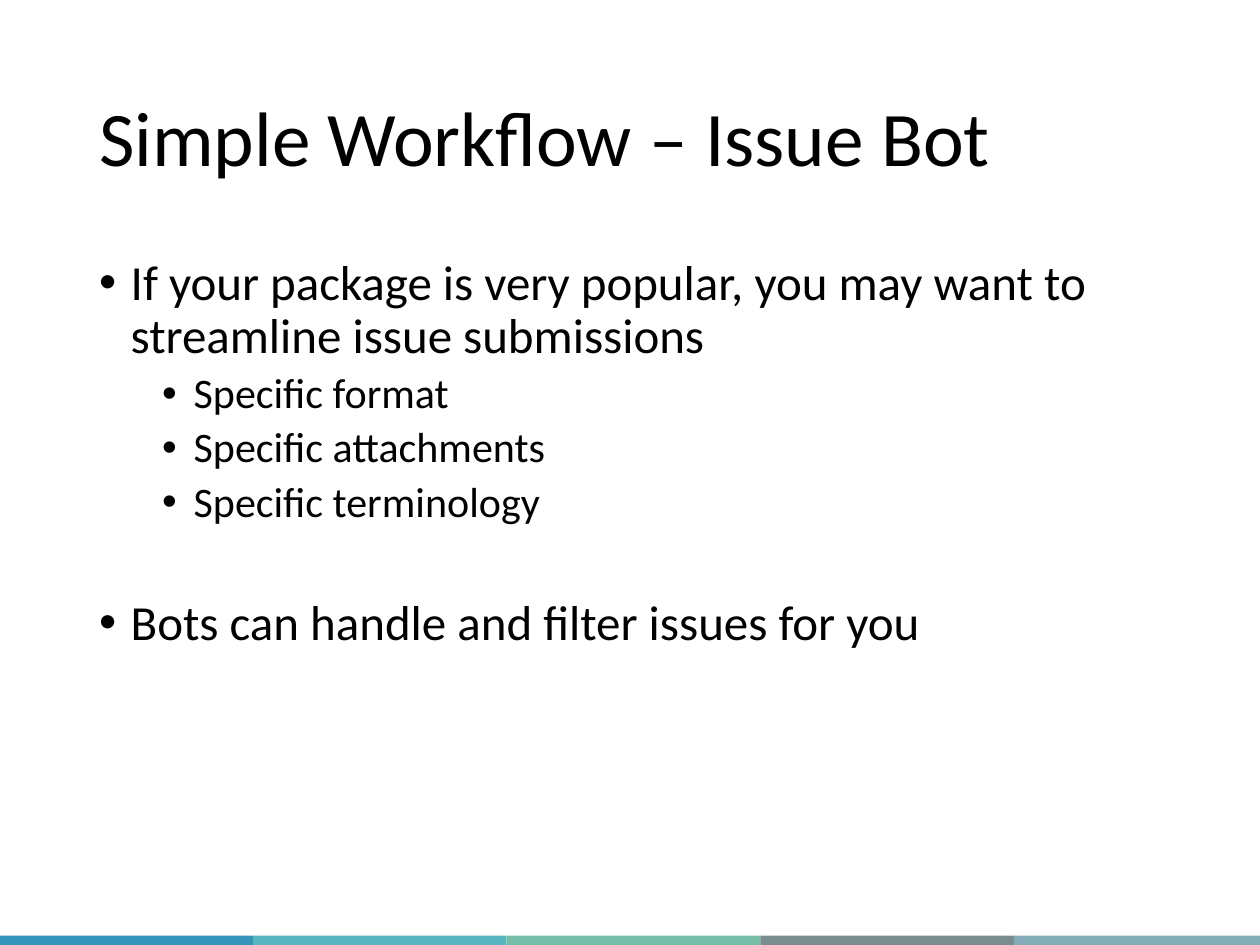
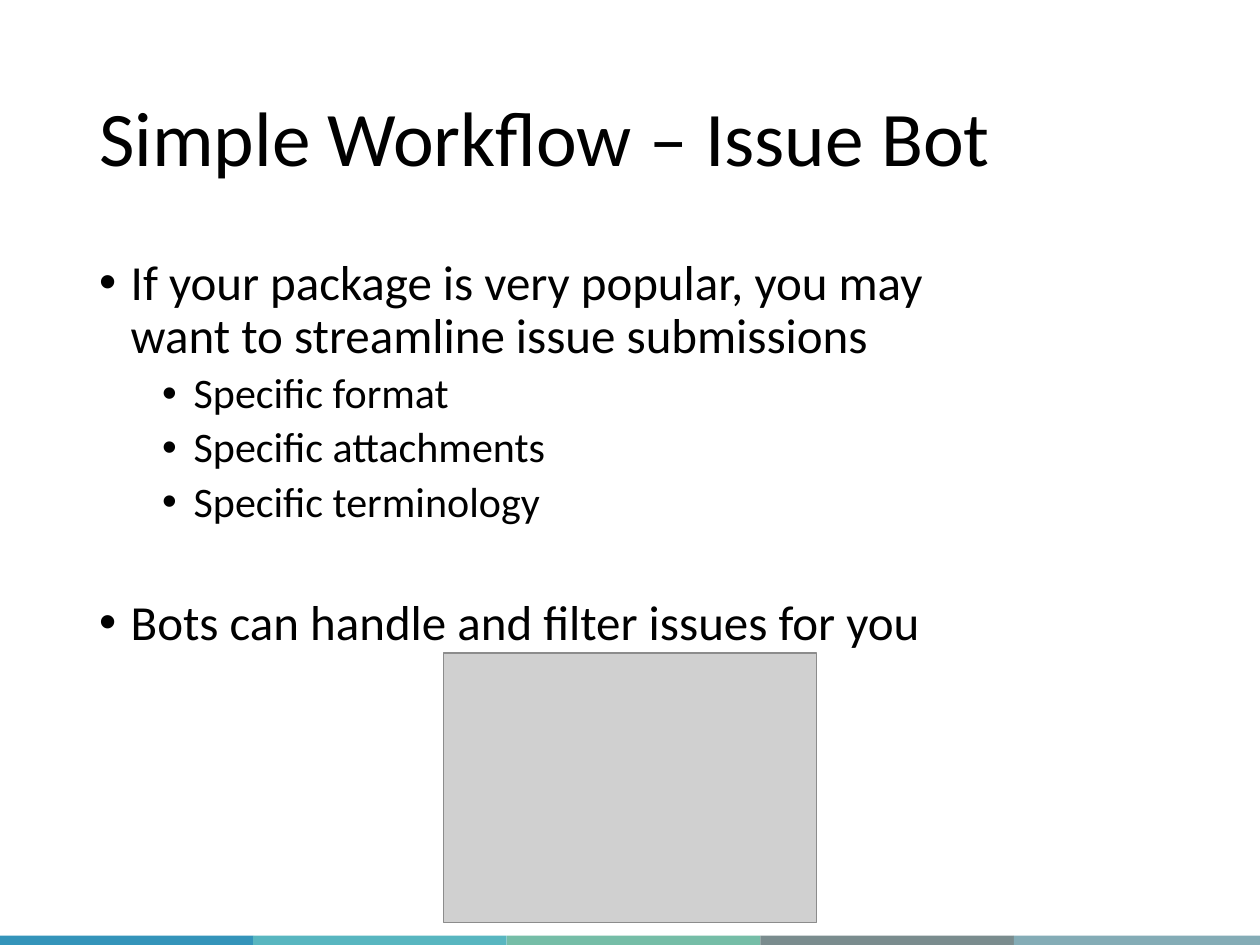
Before and after one commit to QLS-MiCM/RPackageDevelopment, a slide deck: slide 43 of Slides/RPackageDevelopment_Slides.pptx (slide 41 before the commit). Drawn at 1260x945 pixels with LibreOffice and Linux fonts; fonts in the diff are those of the drawing; grey boxes stand for pictures; background and template pictures are left out. Boxes give left, top, right and bottom in pixels: in the first picture for what was removed or moved away, otherwise in the second. Text is boxed around its words. In the diff, an @@ line names an element or a change of style, - is before the commit and + after.

```diff
--- a/Slides/RPackageDevelopment_Slides.pptx
+++ b/Slides/RPackageDevelopment_Slides.pptx
@@ text "If your package is very ..." rewrapped from [131,266,1086,648] to [131,266,923,648] @@
@@ picture added at [444,653,816,922] @@
```
Also in this commit, not shown: 6 other slides changed, 9 slides added, 7 slides removed.
